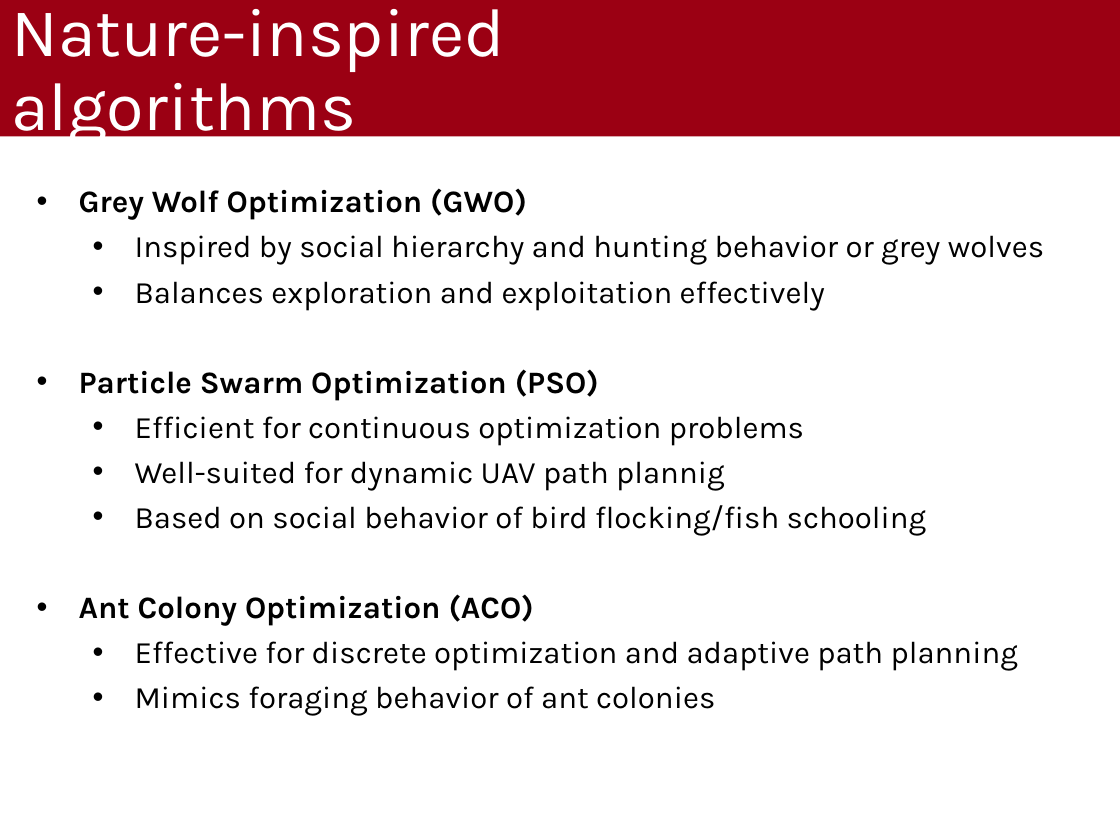
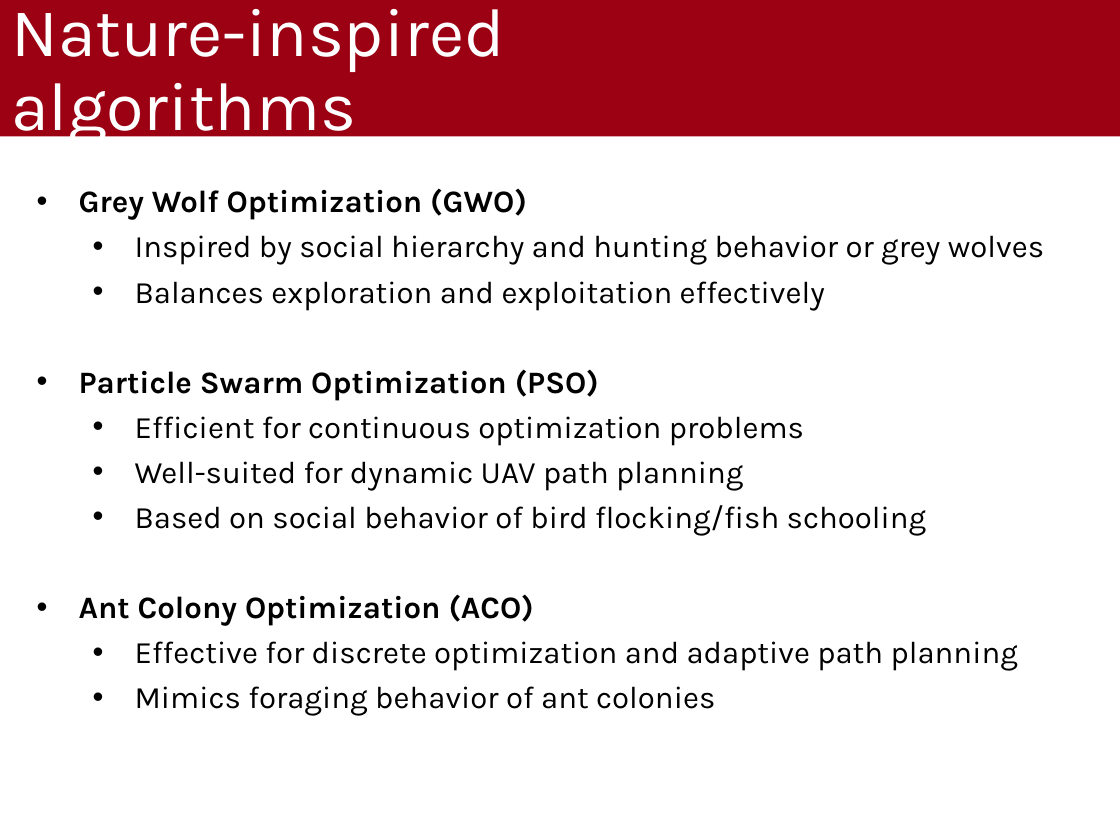
Before and after one commit to gabrielrovesti/WNMA-UAV-Route-Planning-Survey, a slide deck: slide 8 of 2 - Slides/UAV Route Planning Strategies.pptx. Drawn at 1120x840 pixels with LibreOffice and Linux fonts; fonts in the diff are those of the drawing; background and template pictures are left out. Boxes give left, top, right and bottom in pixels: in the first picture for what was removed or moved away, otherwise in the second. Text is boxed around its words. In the diff, an @@ line names an element or a change of style, - is before the commit and + after.

```diff
--- a/2 - Slides/UAV Route Planning Strategies.pptx
+++ b/2 - Slides/UAV Route Planning Strategies.pptx
@@ text at [135,461,743,491]: text changed @@
-  • Well-suited for dynamic UAV path plannig
+  • Well-suited for dynamic UAV path planning
```
Also in this commit, not shown: 1 other file.
